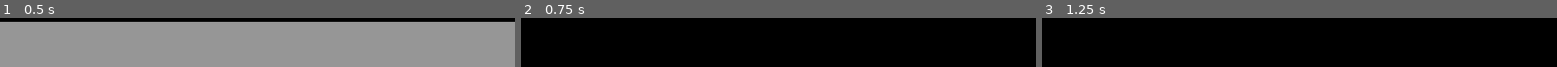
Above: before the commit, frames 1-3 (left to right).
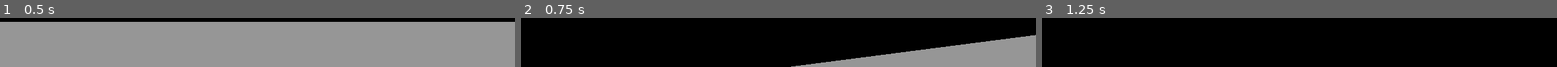
Above: after the commit, the same moments.

Repository: nyayat/Occuloss
Game: Godot game, scene res://Scenes/House.tscn
Same seed, same stepped clock (60 frames per second), same inputs: the game is played once before the commit and once after it.
Inputs (mouse positions are in pixels of both pictures, inside the frame that each line leads up to):
- Up to frame 1 (0.5 s): no input
- Up to frame 2 (0.75 s): tap Enter (ui_accept) at 0.5, 0.6 s; move the mouse to (outside the picture) at 0.52 s; hold Up (ui_up) from 0.53 s (still down)
- Up to frame 3 (1.25 s): keep holding Up (ui_up); tap Space (jump, bound only after the commit) at 0.77, 0.8, 1.07 s

Frame 1 is identical in both runs. In frame 2, 16% of the frame differs, in the area x 52-100%, y 34-100%; in frame 3, nothing differs.

Commit message:
better control support (zqsd and derivatives, controller)

Diff:
--- a/Scripts/FirstPerson.gd
+++ b/Scripts/FirstPerson.gd
@@ -5,6 +5,8 @@
 const SPEED = 5.0
 const JUMP_VELOCITY = 4.5
 const CAMERA_SENS = 0.003
+const CONTROLLER_SENS = 2.0
+
 # Get the gravity from the project settings to be synced with RigidBody nodes.
 var gravity = ProjectSettings.get_setting("physics/3d/default_gravity")
 
@@ -17,10 +19,23 @@
 	if event.is_action_pressed("ui_cancel"):
 		get_tree().quit()
 
+	# Control with mouse
 	if event is InputEventMouseMotion:
 		rotation.y -= event.relative.x * CAMERA_SENS
 		rotation.x -= event.relative.y * CAMERA_SENS
 		rotation.x = clamp(rotation.x, -0.5, 1.2)
+
+
+func _process(delta):
+	# Control with controller (joke)
+	var look_input = Vector2()
+	look_input.x = Input.get_action_strength("look_right") - Input.get_action_strength("look_left")
+	look_input.y = Input.get_action_strength("look_down") - Input.get_action_strength("look_up")
+
+	# We don't fuck with deadzones as Godot probably(?) handle it
+	rotation.y -= look_input.x * CONTROLLER_SENS * delta
+	rotation.x -= look_input.y * CONTROLLER_SENS * delta
+	rotation.x = clamp(rotation.x, -0.5, 1.2)
 
 
 func _physics_process(delta):
@@ -29,13 +44,11 @@
 		velocity.y -= gravity * delta
 
 	# Handle jump.
-	if Input.is_action_just_pressed("ui_accept") and is_on_floor():
+	if Input.is_action_just_pressed("jump") and is_on_floor():
 		velocity.y = JUMP_VELOCITY
 
 	# Get the input direction and handle the movement/deceleration.
-	# As good practice, you should replace UI actions with custom gameplay actions.
-	# TODO : remplacer les flèches par ZQSD (ou en tout cas les touches pour se déplacer)
-	var input_dir = Input.get_vector("ui_left", "ui_right", "ui_up", "ui_down")
+	var input_dir = Input.get_vector("left", "right", "forward", "backward")
 	var direction = (transform.basis * Vector3(input_dir.x, 0, input_dir.y)).normalized()
 	if direction:
 		velocity.x = direction.x * SPEED
--- a/project.godot
+++ b/project.godot
@@ -14,3 +14,60 @@
 run/main_scene="uid://8ndhyxhd6shg"
 config/features=PackedStringArray("4.4", "Forward Plus")
 config/icon="res://icon.svg"
+
+[input]
+
+forward={
+"deadzone": 0.2,
+"events": [Object(InputEventKey,"resource_local_to_scene":false,"resource_name":"","device":-1,"window_id":0,"alt_pressed":false,"shift_pressed":false,"ctrl_pressed":false,"meta_pressed":false,"pressed":false,"keycode":0,"physical_keycode":4194320,"key_label":0,"unicode":0,"location":0,"echo":false,"script":null)
+, Object(InputEventKey,"resource_local_to_scene":false,"resource_name":"","device":-1,"window_id":0,"alt_pressed":false,"shift_pressed":false,"ctrl_pressed":false,"meta_pressed":false,"pressed":false,"keycode":0,"physical_keycode":87,"key_label":0,"unicode":122,"location":0,"echo":false,"script":null)
+, Object(InputEventJoypadMotion,"resource_local_to_scene":false,"resource_name":"","device":-1,"axis":1,"axis_value":-1.0,"script":null)
+]
+}
+backward={
+"deadzone": 0.2,
+"events": [Object(InputEventKey,"resource_local_to_scene":false,"resource_name":"","device":-1,"window_id":0,"alt_pressed":false,"shift_pressed":false,"ctrl_pressed":false,"meta_pressed":false,"pressed":false,"keycode":0,"physical_keycode":4194322,"key_label":0,"unicode":0,"location":0,"echo":false,"script":null)
+, Object(InputEventKey,"resource_local_to_scene":false,"resource_name":"","device":-1,"window_id":0,"alt_pressed":false,"shift_pressed":false,"ctrl_pressed":false,"meta_pressed":false,"pressed":false,"keycode":0,"physical_keycode":83,"key_label":0,"unicode":115,"location":0,"echo":false,"script":null)
+, Object(InputEventJoypadMotion,"resource_local_to_scene":false,"resource_name":"","device":-1,"axis":1,"axis_value":1.0,"script":null)
+]
+}
+left={
+"deadzone": 0.2,
+"events": [Object(InputEventKey,"resource_local_to_scene":false,"resource_name":"","device":-1,"window_id":0,"alt_pressed":false,"shift_pressed":false,"ctrl_pressed":false,"meta_pressed":false,"pressed":false,"keycode":0,"physical_keycode":4194319,"key_label":0,"unicode":0,"location":0,"echo":false,"script":null)
+, Object(InputEventKey,"resource_local_to_scene":false,"resource_name":"","device":-1,"window_id":0,"alt_pressed":false,"shift_pressed":false,"ctrl_pressed":false,"meta_pressed":false,"pressed":false,"keycode":0,"physical_keycode":65,"key_label":0,"unicode":113,"location":0,"echo":false,"script":null)
+, Object(InputEventJoypadMotion,"resource_local_to_scene":false,"resource_name":"","device":-1,"axis":0,"axis_value":-1.0,"script":null)
+]
+}
+right={
+"deadzone": 0.2,
+"events": [Object(InputEventKey,"resource_local_to_scene":false,"resource_name":"","device":-1,"window_id":0,"alt_pressed":false,"shift_pressed":false,"ctrl_pressed":false,"meta_pressed":false,"pressed":false,"keycode":0,"physical_keycode":4194321,"key_label":0,"unicode":0,"location":0,"echo":false,"script":null)
+, Object(InputEventKey,"resource_local_to_scene":false,"resource_name":"","device":-1,"window_id":0,"alt_pressed":false,"shift_pressed":false,"ctrl_pressed":false,"meta_pressed":false,"pressed":false,"keycode":0,"physical_keycode":68,"key_label":0,"unicode":100,"location":0,"echo":false,"script":null)
+, Object(InputEventJoypadMotion,"resource_local_to_scene":false,"resource_name":"","device":-1,"axis":0,"axis_value":1.0,"script":null)
+]
+}
+jump={
+"deadzone": 0.2,
+"events": [Object(InputEventKey,"resource_local_to_scene":false,"resource_name":"","device":-1,"window_id":0,"alt_pressed":false,"shift_pressed":false,"ctrl_pressed":false,"meta_pressed":false,"pressed":false,"keycode":0,"physical_keycode":32,"key_label":0,"unicode":32,"location":0,"echo":false,"script":null)
+, Object(InputEventJoypadButton,"resource_local_to_scene":false,"resource_name":"","device":-1,"button_index":0,"pressure":0.0,"pressed":true,"script":null)
+]
+}
+look_right={
+"deadzone": 0.2,
+"events": [Object(InputEventJoypadMotion,"resource_local_to_scene":false,"resource_name":"","device":-1,"axis":2,"axis_value":1.0,"script":null)
+]
+}
+look_left={
+"deadzone": 0.2,
+"events": [Object(InputEventJoypadMotion,"resource_local_to_scene":false,"resource_name":"","device":-1,"axis":2,"axis_value":-1.0,"script":null)
+]
+}
+look_up={
+"deadzone": 0.2,
+"events": [Object(InputEventJoypadMotion,"resource_local_to_scene":false,"resource_name":"","device":-1,"axis":3,"axis_value":-1.0,"script":null)
+]
+}
+look_down={
+"deadzone": 0.2,
+"events": [Object(InputEventJoypadMotion,"resource_local_to_scene":false,"resource_name":"","device":-1,"axis":3,"axis_value":1.0,"script":null)
+]
+}
